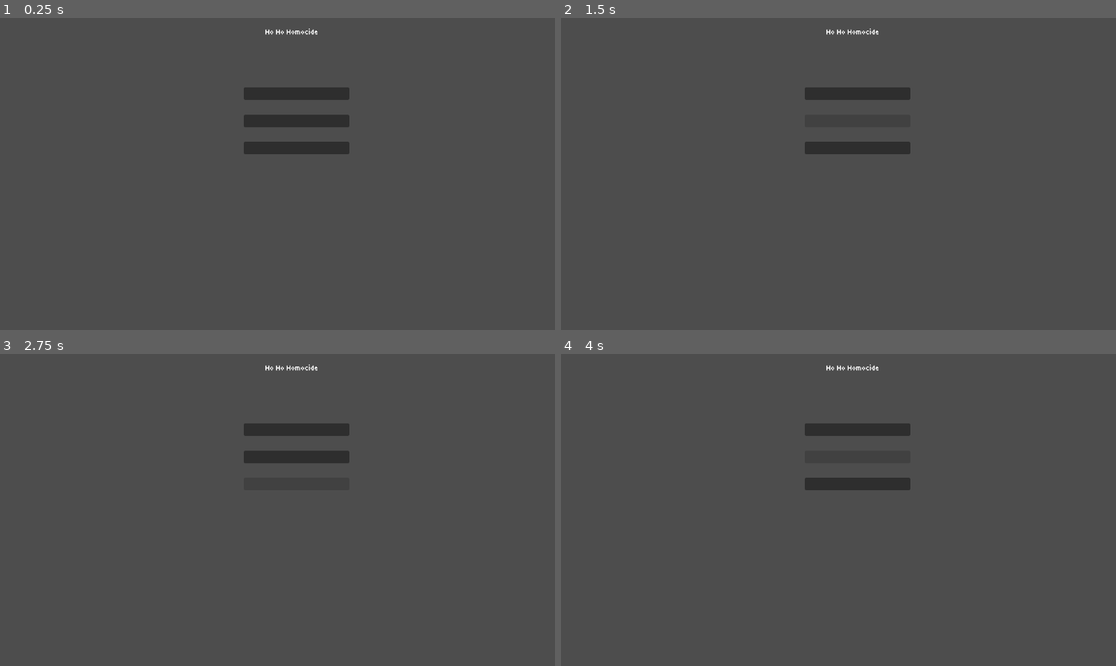
Above: before the commit, frames 1-4 (two rows, left to right).
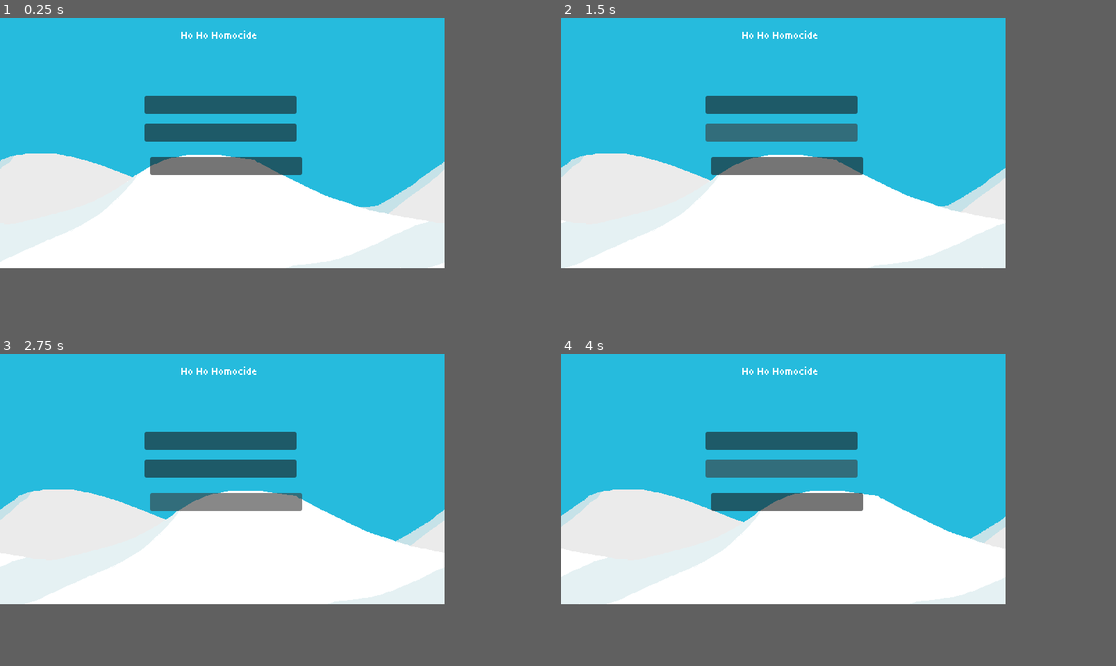
Above: after the commit, the same moments.

Repository: Workaholic-Games/Ho-Ho-Homocide
Game: Godot game, scene res://main/main.tscn
Same seed, same stepped clock (60 frames per second), same inputs: the game is played once before the commit and once after it.
Inputs (mouse positions are in pixels of both pictures, inside the frame that each line leads up to; where the layout moved, square brackets give the same spot in the first picture):
- Up to frame 1 (0.25 s): no input
- Up to frame 2 (1.5 s): click (838, 127) [855, 92] at 0.5 s; click (838, 161) [855, 120] at 1.25 s
- Up to frame 3 (2.75 s): click (283, 538) [294, 485] at 2 s
- Up to frame 4 (4 s): click (838, 463) [855, 428] at 2.75 s; click (838, 497) [855, 456] at 3.5 s
In our replay, the window is 799x449 before the commit and 640x360 after it. These sizes can differ from the game's own. Grey fills any space a smaller window leaves; there, only what the larger window draws over its background counts as a difference.

The runs differ from the first frame. In frame 1, 64% of the frame differs, in the area x 0-81%, y 0-81%; in frame 2, 64%; in frame 3, 64%; in frame 4, 64%.

Commit message:
Background

Diff:
--- a/main/main.tscn
+++ b/main/main.tscn
@@ -1,32 +1,51 @@
 [gd_scene format=3 uid="uid://cqow47bch5ocs"]
+
+[ext_resource type="Texture2D" uid="uid://dadn3yoahyt77" path="res://background.png" id="1_53q0u"]
+[ext_resource type="Texture2D" uid="uid://d0rflmsgl38o4" path="res://foreground.png" id="2_pjrb6"]
 
 [node name="main" type="Node2D" unique_id=1544259826]
 
 [node name="Camera2D" type="Camera2D" parent="." unique_id=904759993]
 anchor_mode = 0
 
-[node name="Label" type="Label" parent="." unique_id=1742020062]
-offset_left = 370.0
-offset_top = 20.0
-offset_right = 843.0
-offset_bottom = 49.0
+[node name="Parallax2D" type="Parallax2D" parent="Camera2D" unique_id=1999723552]
+repeat_size = Vector2(640, 0)
+autoscroll = Vector2(10, 0)
+
+[node name="Background" type="Sprite2D" parent="Camera2D/Parallax2D" unique_id=600250531]
+position = Vector2(320, 180)
+texture = ExtResource("1_53q0u")
+
+[node name="Parallax2D2" type="Parallax2D" parent="Camera2D" unique_id=2133704747]
+repeat_size = Vector2(640, 0)
+autoscroll = Vector2(23.935, 0)
+
+[node name="Foreground" type="Sprite2D" parent="Camera2D/Parallax2D2" unique_id=115981556]
+position = Vector2(320, 180)
+texture = ExtResource("2_pjrb6")
+
+[node name="Label" type="Label" parent="Camera2D" unique_id=1742020062]
+offset_left = 80.0
+offset_top = 16.0
+offset_right = 553.0
+offset_bottom = 45.0
 text = "Ho Ho Homocide"
 horizontal_alignment = 1
 
-[node name="Button" type="Button" parent="." unique_id=1762176539]
-offset_left = 506.0
-offset_top = 144.0
-offset_right = 725.0
-offset_bottom = 170.0
+[node name="Button" type="Button" parent="Camera2D" unique_id=1762176539]
+offset_left = 208.0
+offset_top = 112.0
+offset_right = 427.0
+offset_bottom = 138.0
 
-[node name="Button2" type="Button" parent="." unique_id=1503208763]
-offset_left = 506.0
-offset_top = 201.0
-offset_right = 725.0
-offset_bottom = 227.0
+[node name="Button2" type="Button" parent="Camera2D" unique_id=1503208763]
+offset_left = 208.0
+offset_top = 152.0
+offset_right = 427.0
+offset_bottom = 178.0
 
-[node name="Button3" type="Button" parent="." unique_id=1971678280]
-offset_left = 506.0
-offset_top = 257.0
-offset_right = 725.0
-offset_bottom = 283.0
+[node name="Button3" type="Button" parent="Camera2D" unique_id=1971678280]
+offset_left = 216.0
+offset_top = 200.0
+offset_right = 435.0
+offset_bottom = 226.0
--- a/project.godot
+++ b/project.godot
@@ -15,6 +15,12 @@
 config/features=PackedStringArray("4.6", "Forward Plus")
 config/icon="res://icon.svg"
 
+[display]
+
+window/size/viewport_width=640
+window/size/viewport_height=360
+window/stretch/mode="canvas_items"
+
 [gui]
 
 theme/custom_font="uid://bhimw1mdk1j47"
Binary file added: Tree.png
Not shown, added: Tree.png.import
Binary file added: background.png
Not shown, added: background.png.import
Binary file added: foreground.png
Not shown, added: foreground.png.import
